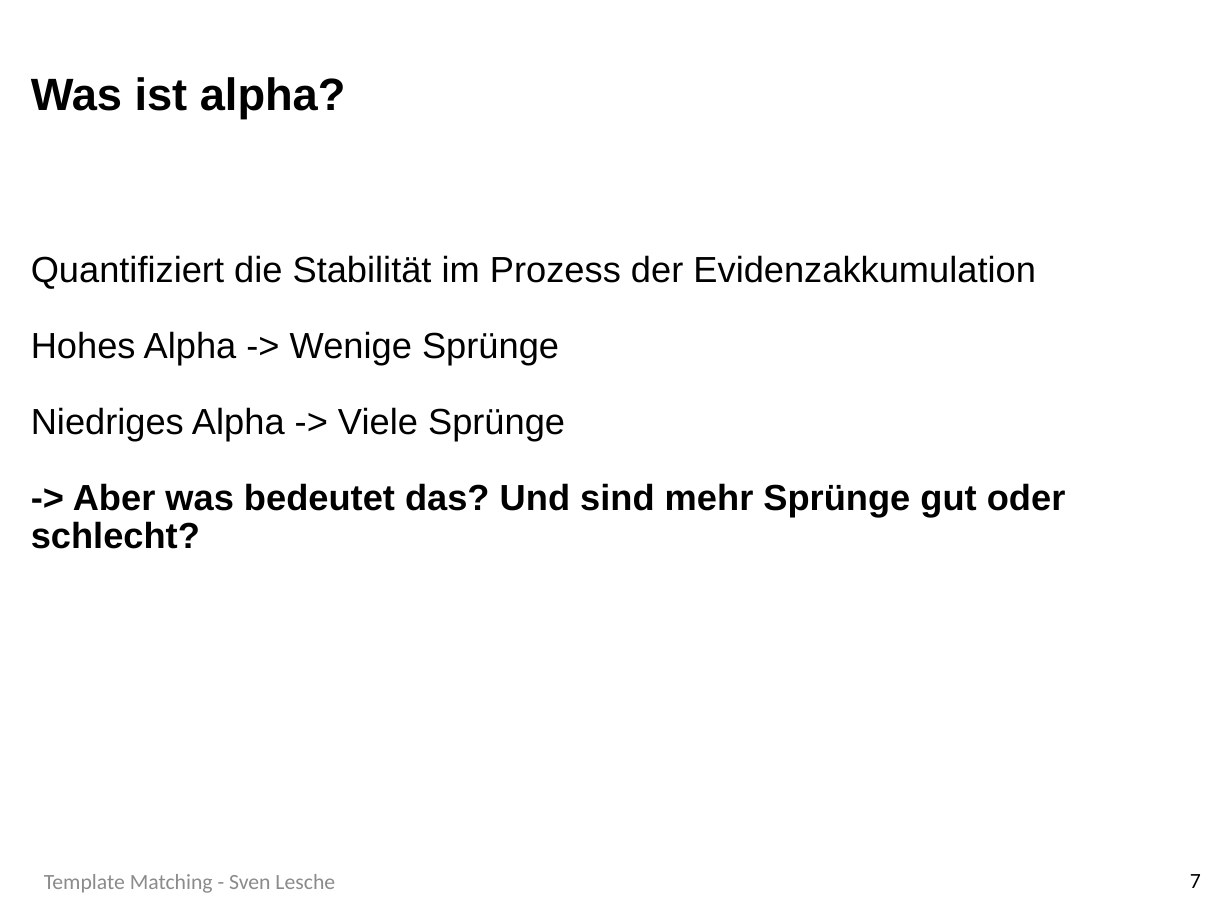
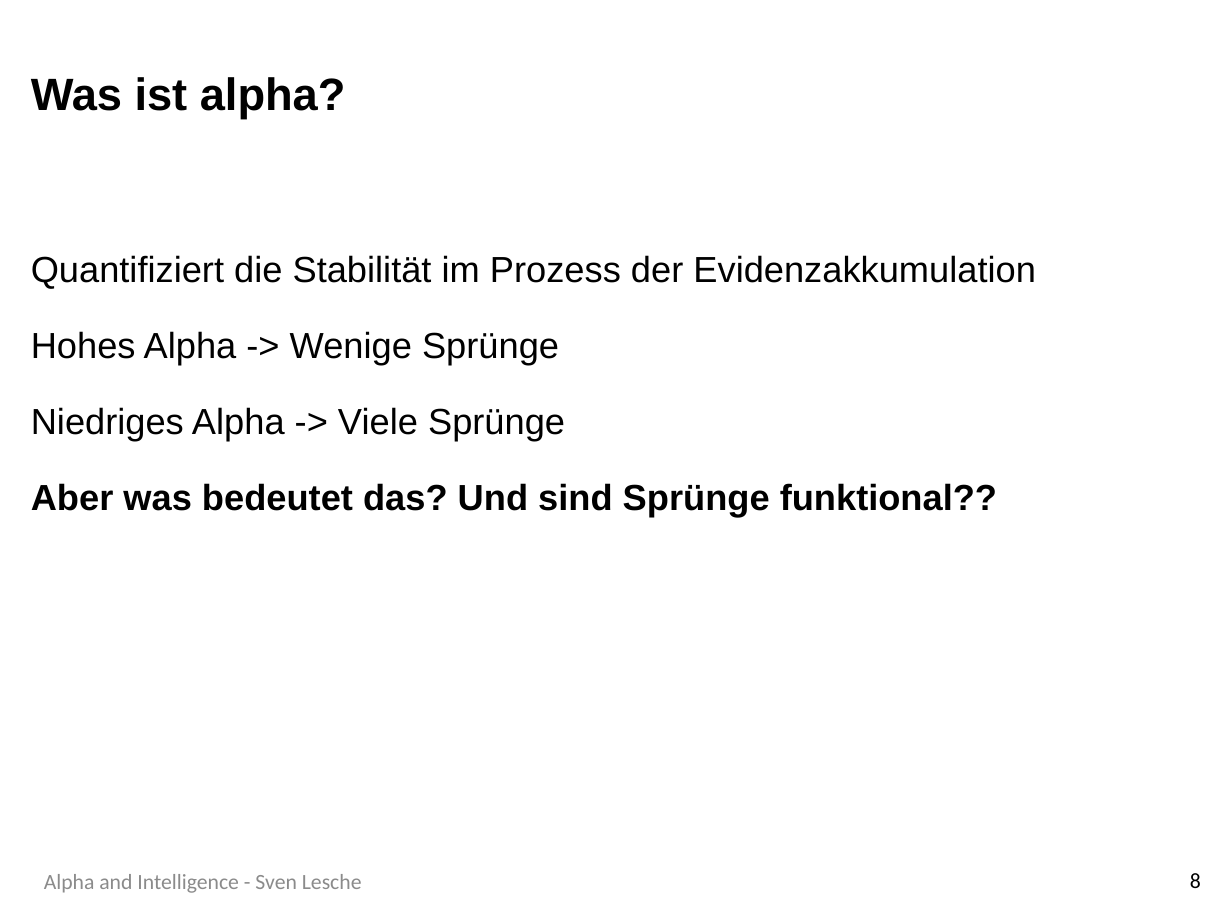
Before and after one commit to SLesche/levy-intelligence, a slide deck: slide 8 of presentations/levy_presentation.pptx (slide 7 before the commit). Drawn at 1232x924 pixels with LibreOffice and Linux fonts; fonts in the diff are those of the drawing; background and template pictures are left out. Boxes give left, top, right and bottom in pixels: in the first picture for what was removed or moved away, otherwise in the second. Text is boxed around its words. In the diff, an @@ line names an element or a change of style, - is before the commit and + after.

Commit message:
finish presentation

```diff
--- a/presentations/levy_presentation.pptx
+++ b/presentations/levy_presentation.pptx
@@ text at (x1=31, y1=483, x2=997, y2=517): text changed @@
--> Aber was bedeutet das? Und sind mehr Sprünge gut oder schlecht?
+Aber was bedeutet das? Und sind Sprünge funktional??
@@ text at (x1=44, y1=874, x2=362, y2=893): text changed @@
-Template Matching - Sven Lesche
+Alpha and Intelligence - Sven Lesche
@@ page number at (x1=1190, y1=873, x2=1201, y2=888): text changed @@
-7
+8
```
Also in this commit, not shown: 19 other slides changed, 3 slides added, 2 slides removed.
